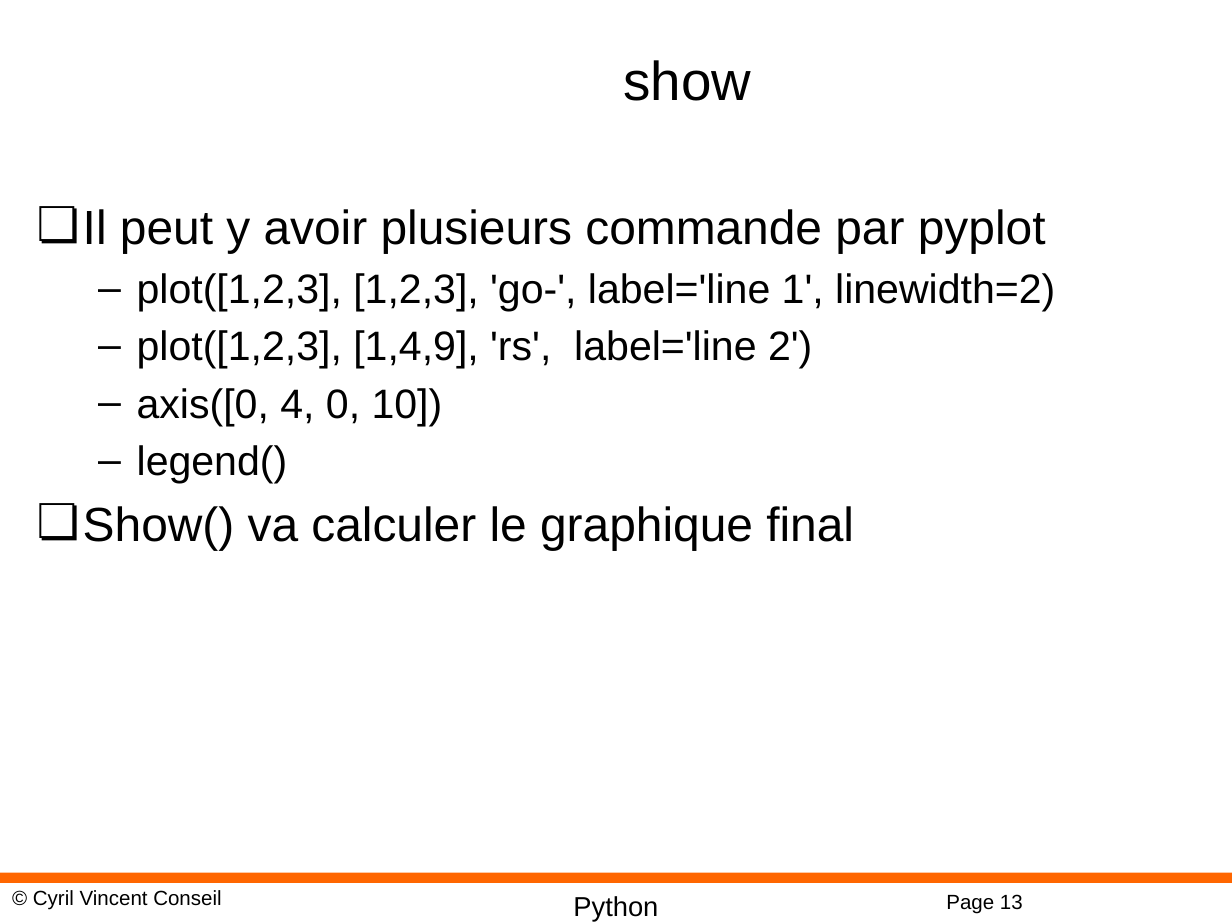
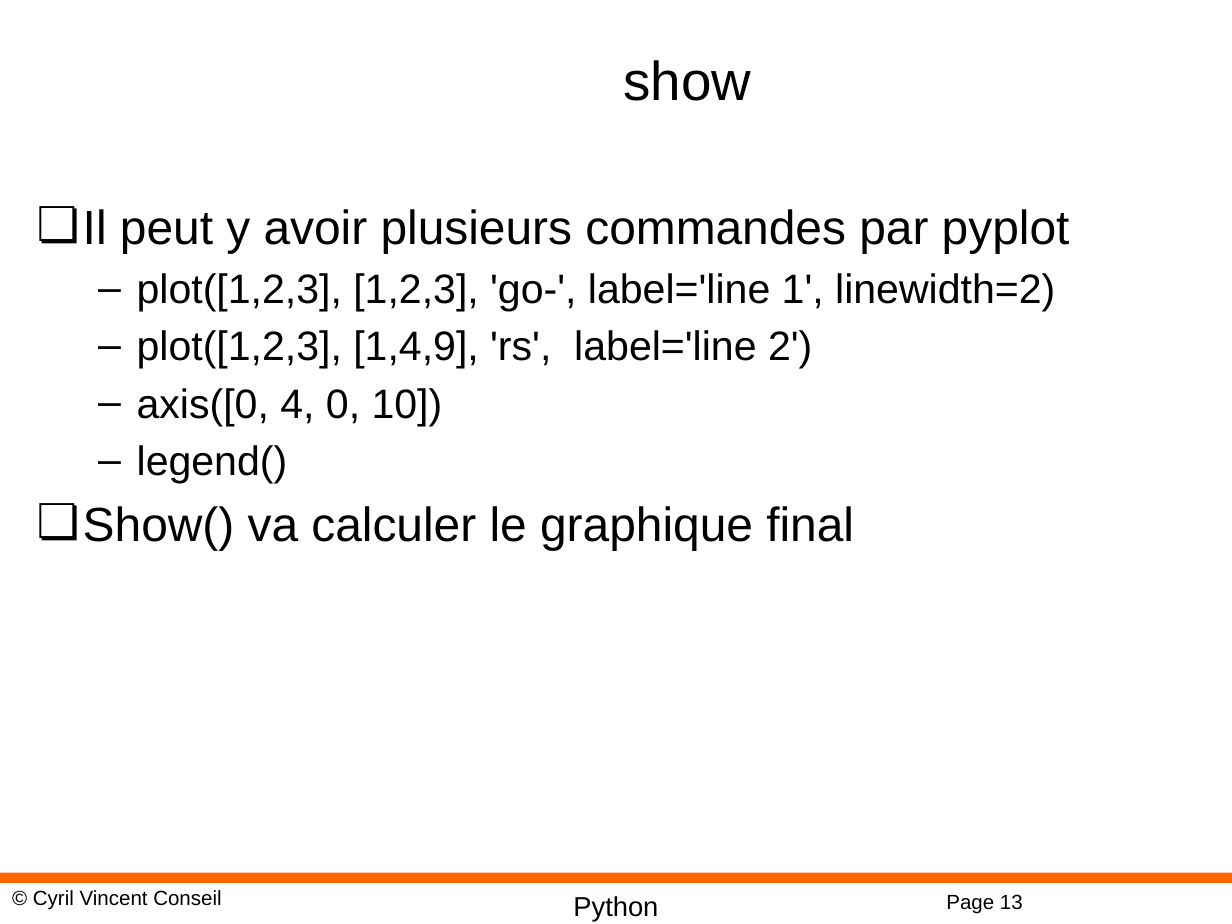
Before and after one commit to cyrilvincent/python-advanced, a slide deck: slide 13 of PPT/PythonMath05-MatPlotLib.pptx. Drawn at 1232x924 pixels with LibreOffice and Linux fonts; fonts in the diff are those of the drawing; background and template pictures are left out. Boxes give left, top, right and bottom in pixels: in the first picture for what was removed or moved away, otherwise in the second. Text is boxed around its words. In the diff, an @@ line names an element or a change of style, - is before the commit and + after.

```diff
--- a/PPT/PythonMath05-MatPlotLib.pptx
+++ b/PPT/PythonMath05-MatPlotLib.pptx
@@ text at box(83, 209, 1070, 253): text changed @@
-❏ Il peut y avoir plusieurs commande par pyplot
+❏ Il peut y avoir plusieurs commandes par pyplot
```
Also in this commit, not shown: 1 slide removed, 11 other files.
